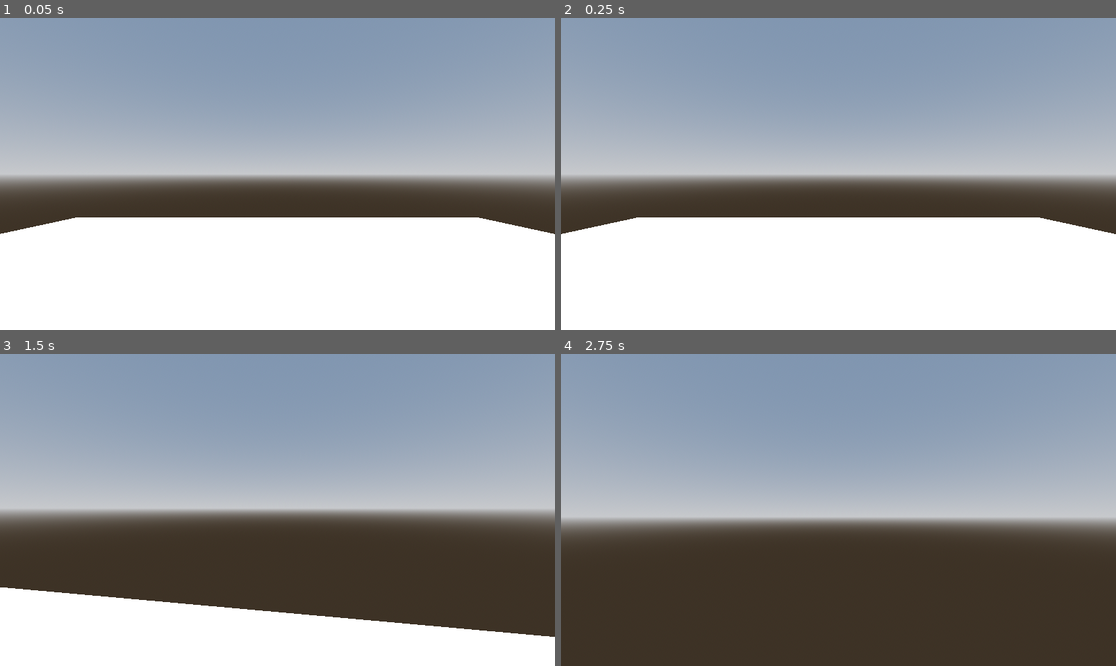
Above: before the commit, frames 1-4 (two rows, left to right).
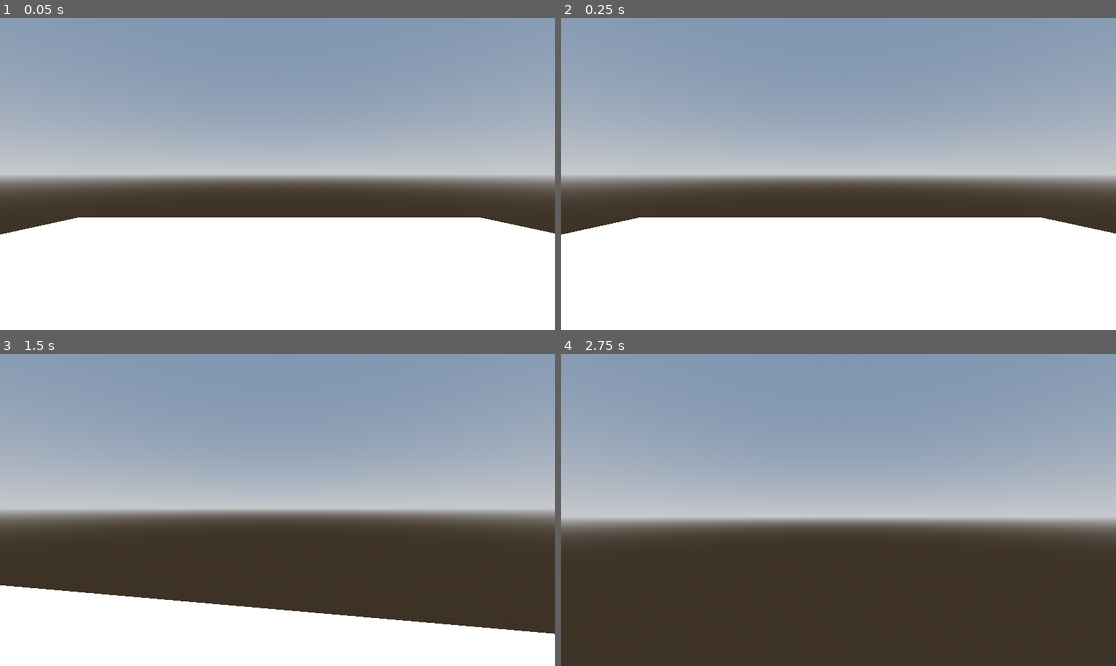
Above: after the commit, the same moments.

Repository: MrDragonMister/Raid_And_Rescue
Game: Godot game, scene res://node.tscn
The game is run twice, just before and just after one commit, with the same random seed, the same clock (stepped at 60 frames per second) and the same inputs.
Inputs (mouse positions are in pixels of both pictures, inside the frame that each line leads up to):
- Up to frame 1 (0.05 s): no input
- Up to frame 2 (0.25 s): no input
- Up to frame 3 (1.5 s): tap Enter (ui_accept) at 0.5, 0.77 s; move the mouse to (305, 510) at 0.52 s; hold Up (ui_up) from 0.53 s (still down); move the mouse to (249, 510) at 1.27 s
- Up to frame 4 (2.75 s): keep holding Up (ui_up); tap Enter (ui_accept) at 1.52, 2 s; move the mouse to (849, 503) at 2.02 s

The runs differ from the first frame. In frame 1, less than 0.1% of the frame differs, in the area x 0-100%, y 63-70%; in frame 2, less than 0.1%; in frame 3, 0.8%, in the area x 0-100%, y 74-91%; in frame 4, nothing differs.

Commit message:
Fixed third person (F5)

Diff:
--- a/Player.gd
+++ b/Player.gd
@@ -5,10 +5,6 @@
 const JUMP_VELOCITY = 4.5
 const SENSITIVITY = 0.003
 
-#bob variables
-const BOB_FREQ = 2.0
-const BOB_AMP = 0.08
-var t_bob = 0.0
 
 @onready var head: Node3D = $Head
 @onready var camera1: Camera3D = $Head/Camera3D
@@ -64,15 +60,4 @@
 		velocity.x = move_toward(velocity.x, 0, SPEED)
 		velocity.z = move_toward(velocity.z, 0, SPEED)
 
-	# Head bob
-	t_bob += delta * velocity.length() * float(is_on_floor())
-	active_camera.transform.origin = _headbob(t_bob)
-
 	move_and_slide()
-
-
-func _headbob(time) -> Vector3:
-	var pos = Vector3.ZERO
-	pos.y = sin(time * BOB_FREQ) * BOB_AMP
-	pos.x = cos(time * BOB_FREQ / 2) * BOB_AMP
-	return pos
